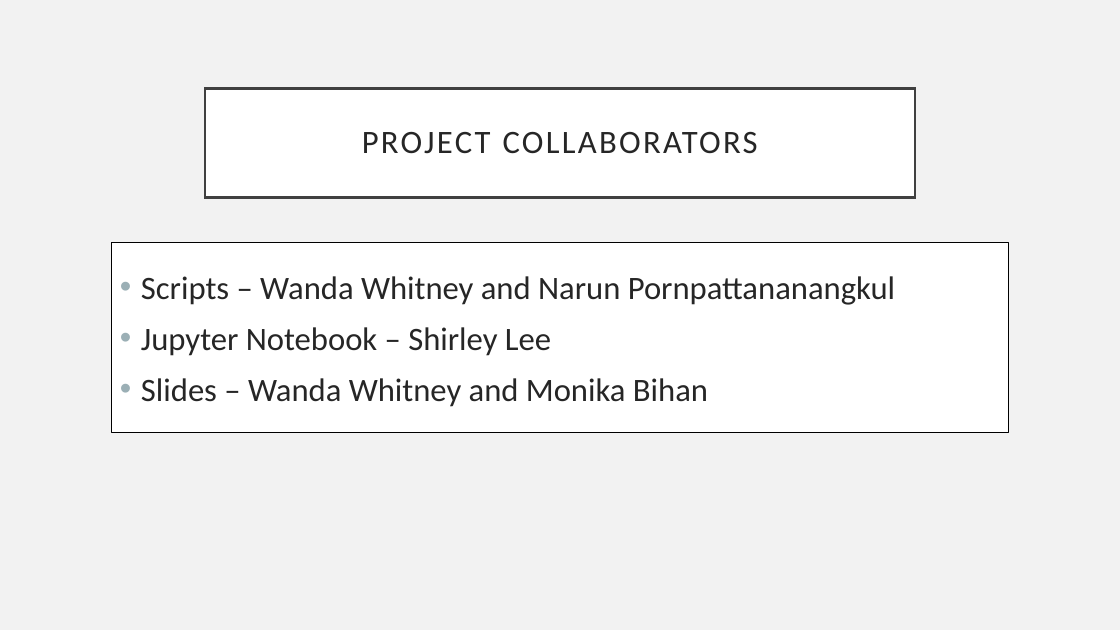
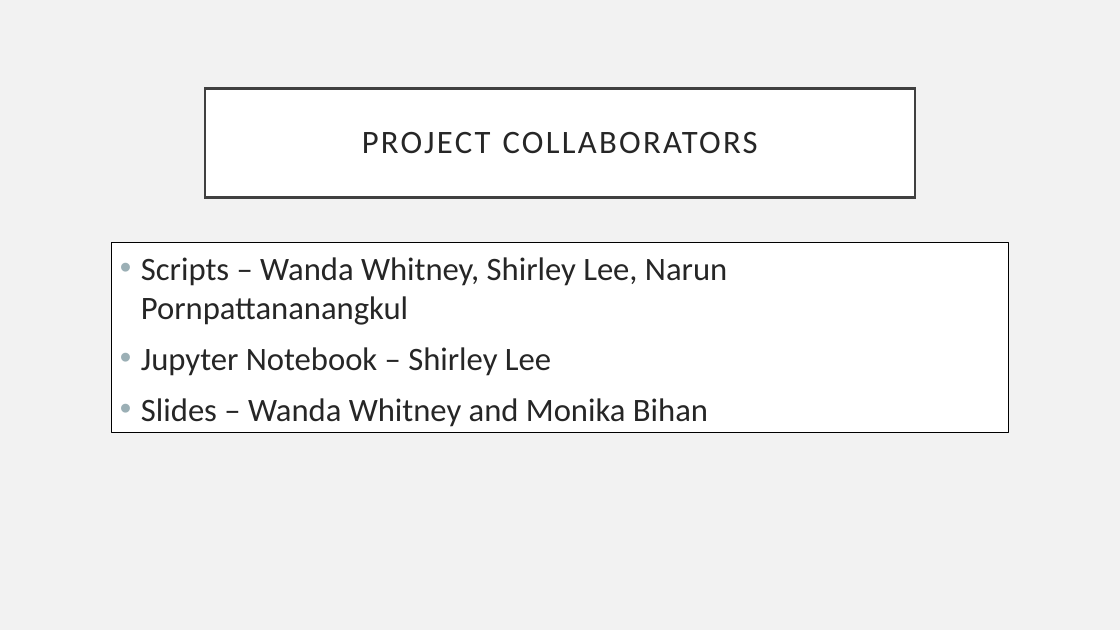
Before and after one commit to wwhitney/ContentAnalysisOfClinicalTrialsData, a slide deck: slide 2 of clinicaltrials_analysis.pptx. Drawn at 1120x630 pixels with LibreOffice and Linux fonts; fonts in the diff are those of the drawing. Boxes give left, top, right and bottom in pixels: in the first picture for what was removed or moved away, otherwise in the second. Text is boxed around its words. In the diff, an @@ line names an element or a change of style, - is before the commit and + after.

Commit message:
updated 2nd slide to add Shirley's name to scripts
Added Shirley Lee's name to script contributors on collaborators slide

```diff
--- a/clinicaltrials_analysis.pptx
+++ b/clinicaltrials_analysis.pptx
@@ text at (141, 257, 727, 325): text changed @@
-• Scripts – Wanda Whitney and Narun Pornpattananangkul
+• Scripts – Wanda Whitney, Shirley Lee, Narun Pornpattananangkul
```
